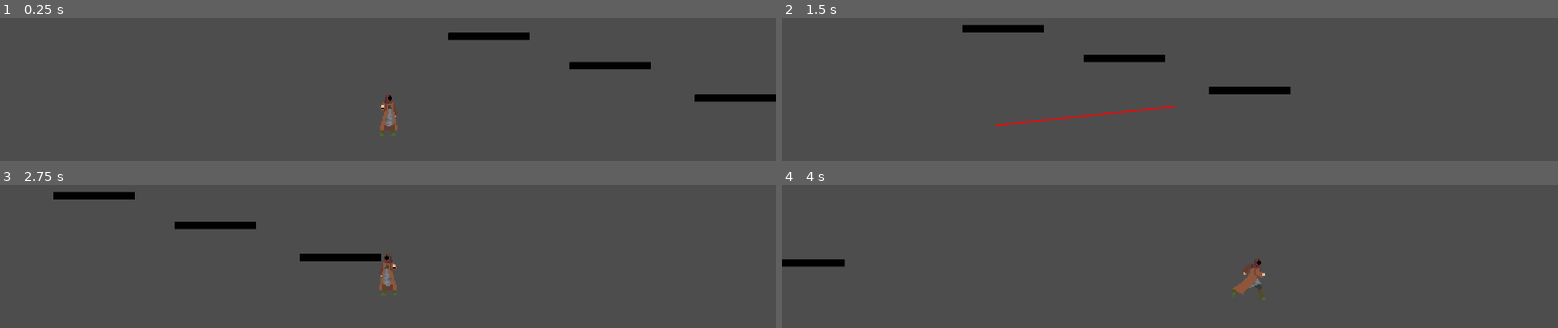
Above: before the commit, frames 1-4 (two rows, left to right).
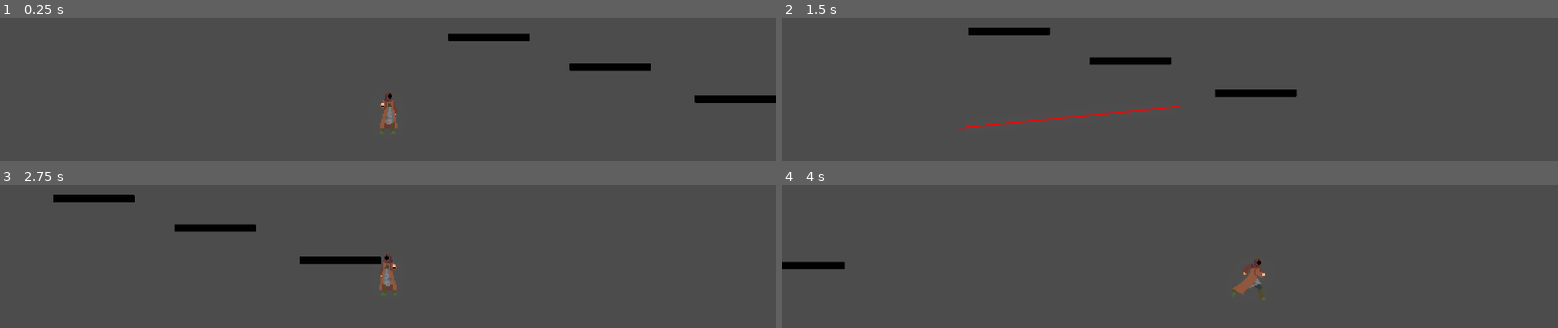
Above: after the commit, the same moments.

Repository: nikk-e/wizard-game
Game: Godot game, scene res://scenes/game.tscn
Two runs of this game, one before a commit and one after it. Both use one fixed random seed, a clock stepped at 60 frames per second and the inputs below.
Inputs (mouse positions are in pixels of both pictures, inside the frame that each line leads up to):
- Up to frame 1 (0.25 s): no input
- Up to frame 2 (1.5 s): tap Enter (ui_accept) at 0.5, 0.77 s; move the mouse to (1340, 83) at 0.52 s; hold Right (ui_right) from 0.53 s (still down); tap Shift (game_dash) at 0.6 s; move the mouse to (1014, 126) at 1.27 s; tap Q (game_grapple) at 1.35 s
- Up to frame 3 (2.75 s): tap Enter (ui_accept) at 1.52 s; move the mouse to (outside the picture) at 2.02 s; release Right (ui_right) at 2.03 s; hold Left (ui_left) from 2.03 s (still down); tap Shift (game_dash) at 2.1 s
- Up to frame 4 (4 s): move the mouse to (outside the picture) at 2.77 s; release Left (ui_left) at 2.78 s; hold Right (ui_right) from 2.78 s (still down); tap Q (game_grapple) at 2.85 s; tap Enter (ui_accept) at 3.02, 3.77 s; move the mouse to (outside the picture) at 3.52 s; tap Shift (game_dash) at 3.6 s

The runs differ from the first frame. In frame 1, 0.9% of the frame differs, in the area x 49-100%, y 10-83%; in frame 2, 1.7%, in the area x 22-67%, y 4-78%; in frame 3, 1.3%; in frame 4, 0.3%.

Commit message:
Add area to test post processing glow effect

Diff:
--- a/project.godot
+++ b/project.godot
@@ -67,3 +67,4 @@
 [rendering]
 
 textures/canvas_textures/default_texture_filter=0
+viewport/hdr_2d=true
--- a/scenes/game.tscn
+++ b/scenes/game.tscn
@@ -1,13 +1,121 @@
-[gd_scene load_steps=5 format=3 uid="uid://di6ria3x05ueu"]
+[gd_scene load_steps=22 format=3 uid="uid://di6ria3x05ueu"]
 
 [ext_resource type="PackedScene" uid="uid://d0fsq7182447d" path="res://scenes/player.tscn" id="1_uwrxv"]
 [ext_resource type="Script" uid="uid://dfcmwu3vda6hu" path="res://scripts/cameraFollowScript.gd" id="2_lnu2h"]
 [ext_resource type="PackedScene" uid="uid://bk5sbhw14y56" path="res://scenes/debugplatform.tscn" id="2_yqjtg"]
+[ext_resource type="Script" uid="uid://bajejuelijacd" path="res://scripts/areatest.gd" id="4_iywne"]
+[ext_resource type="Texture2D" uid="uid://petxrqhrnmyp" path="res://assets/whatdahell.png" id="4_lbhrr"]
+[ext_resource type="Shader" uid="uid://d4mwkn7vp0pl4" path="res://shaders/testshader.gdshader" id="5_p57ef"]
+
+[sub_resource type="Environment" id="Environment_p57ef"]
+background_mode = 3
+tonemap_mode = 1
+glow_enabled = true
+glow_levels/1 = 1.8
+glow_levels/2 = 1.8
+glow_levels/3 = 1.9
+glow_levels/4 = 1.62
+glow_levels/5 = 0.0
+glow_hdr_threshold = 0.2
 
 [sub_resource type="WorldBoundaryShape2D" id="WorldBoundaryShape2D_uwrxv"]
 distance = -2.0
 
+[sub_resource type="RectangleShape2D" id="RectangleShape2D_iywne"]
+size = Vector2(35, 29)
+
+[sub_resource type="ShaderMaterial" id="ShaderMaterial_u5sy4"]
+shader = ExtResource("5_p57ef")
+shader_parameter/glow_color = Color(1, 0.28, 0.28, 1)
+shader_parameter/glow_strength = 2.0
+
+[sub_resource type="AtlasTexture" id="AtlasTexture_iywne"]
+atlas = ExtResource("4_lbhrr")
+region = Rect2(0, 0, 64, 64)
+
+[sub_resource type="AtlasTexture" id="AtlasTexture_u5sy4"]
+atlas = ExtResource("4_lbhrr")
+region = Rect2(64, 0, 64, 64)
+
+[sub_resource type="AtlasTexture" id="AtlasTexture_gee14"]
+atlas = ExtResource("4_lbhrr")
+region = Rect2(128, 0, 64, 64)
+
+[sub_resource type="AtlasTexture" id="AtlasTexture_0tnpc"]
+atlas = ExtResource("4_lbhrr")
+region = Rect2(192, 0, 64, 64)
+
+[sub_resource type="AtlasTexture" id="AtlasTexture_vtaks"]
+atlas = ExtResource("4_lbhrr")
+region = Rect2(256, 0, 64, 64)
+
+[sub_resource type="AtlasTexture" id="AtlasTexture_kvpfn"]
+atlas = ExtResource("4_lbhrr")
+region = Rect2(320, 0, 64, 64)
+
+[sub_resource type="AtlasTexture" id="AtlasTexture_dinhu"]
+atlas = ExtResource("4_lbhrr")
+region = Rect2(384, 0, 64, 64)
+
+[sub_resource type="AtlasTexture" id="AtlasTexture_kvuet"]
+atlas = ExtResource("4_lbhrr")
+region = Rect2(448, 0, 64, 64)
+
+[sub_resource type="AtlasTexture" id="AtlasTexture_trtic"]
+atlas = ExtResource("4_lbhrr")
+region = Rect2(512, 0, 64, 64)
+
+[sub_resource type="AtlasTexture" id="AtlasTexture_p57ef"]
+atlas = ExtResource("4_lbhrr")
+region = Rect2(512, 0, 64, 64)
+
+[sub_resource type="SpriteFrames" id="SpriteFrames_u5sy4"]
+animations = [{
+"frames": [{
+"duration": 1.0,
+"texture": SubResource("AtlasTexture_iywne")
+}, {
+"duration": 1.0,
+"texture": SubResource("AtlasTexture_u5sy4")
+}, {
+"duration": 1.0,
+"texture": SubResource("AtlasTexture_gee14")
+}, {
+"duration": 1.0,
+"texture": SubResource("AtlasTexture_0tnpc")
+}, {
+"duration": 1.0,
+"texture": SubResource("AtlasTexture_vtaks")
+}, {
+"duration": 1.0,
+"texture": SubResource("AtlasTexture_kvpfn")
+}, {
+"duration": 1.0,
+"texture": SubResource("AtlasTexture_dinhu")
+}, {
+"duration": 1.0,
+"texture": SubResource("AtlasTexture_kvuet")
+}, {
+"duration": 1.0,
+"texture": SubResource("AtlasTexture_trtic")
+}],
+"loop": false,
+"name": &"appear",
+"speed": 12.0
+}, {
+"frames": [{
+"duration": 1.0,
+"texture": SubResource("AtlasTexture_p57ef")
+}],
+"loop": true,
+"name": &"default",
+"speed": 5.0
+}]
+
 [node name="Game" type="Node2D"]
+
+[node name="WorldEnvironment" type="WorldEnvironment" parent="."]
+environment = SubResource("Environment_p57ef")
 
 [node name="Camera2D" type="Camera2D" parent="." node_paths=PackedStringArray("player")]
 position = Vector2(-77, -27)
@@ -36,3 +144,16 @@
 
 [node name="Debugplatform4" parent="." instance=ExtResource("2_yqjtg")]
 position = Vector2(-182, -215)
+
+[node name="Area2D" type="Area2D" parent="."]
+z_index = -1
+position = Vector2(-182, -260)
+script = ExtResource("4_iywne")
+
+[node name="CollisionShape2D" type="CollisionShape2D" parent="Area2D"]
+shape = SubResource("RectangleShape2D_iywne")
+
+[node name="AnimatedSprite2D" type="AnimatedSprite2D" parent="Area2D"]
+material = SubResource("ShaderMaterial_u5sy4")
+sprite_frames = SubResource("SpriteFrames_u5sy4")
+animation = &"appear"
--- a/scenes/player.tscn
+++ b/scenes/player.tscn
@@ -161,18 +161,15 @@
 
 [sub_resource type="CapsuleShape2D" id="CapsuleShape2D_y4r1p"]
 radius = 6.0
-height = 28.0
+height = 32.0
 
 [node name="Player" type="CharacterBody2D" node_paths=PackedStringArray("sprite")]
 script = ExtResource("1_g2els")
 sprite = NodePath("AnimatedSprite2D")
 
 [node name="AnimatedSprite2D" type="AnimatedSprite2D" parent="."]
-position = Vector2(0, -2)
 sprite_frames = SubResource("SpriteFrames_dqkch")
-animation = &"run"
 autoplay = "default"
-frame_progress = 0.55625
 
 [node name="CollisionShape2D" type="CollisionShape2D" parent="."]
 shape = SubResource("CapsuleShape2D_y4r1p")
--- /dev/null
+++ b/scripts/areatest.gd
@@ -0,0 +1,21 @@
+extends Area2D
+
+@onready var sprite: AnimatedSprite2D = $AnimatedSprite2D
+var triggered = false
+
+func _ready():
+	sprite.visible = false
+	connect("body_entered", _on_body_entered)
+	sprite.connect("animation_finished", _on_animation_finished)
+
+func _on_body_entered(body):
+	if triggered or not (body is Player):
+		return
+	triggered = true
+	sprite.visible = true
+	sprite.play("appear")
+
+func _on_animation_finished():
+	if sprite.animation == "appear":
+		sprite.stop()
+		sprite.animation = "default"
--- /dev/null
+++ b/shaders/testshader.gdshader
@@ -0,0 +1,10 @@
+shader_type canvas_item;
+
+uniform vec4 glow_color : source_color = vec4(1.0, 1.0, 1.0, 1.0);
+uniform float glow_strength = 2.0;
+
+void fragment() {
+	vec4 tex_color = texture(TEXTURE, UV);
+	COLOR = tex_color;
+	COLOR.rgb += glow_color.rgb * glow_strength * tex_color.a;
+}
Binary file added: assets/whatdahell.png
Not shown, added: assets/whatdahell.png.import
Not shown, added: scripts/areatest.gd.uid
Not shown, added: shaders/testshader.gdshader.uid
